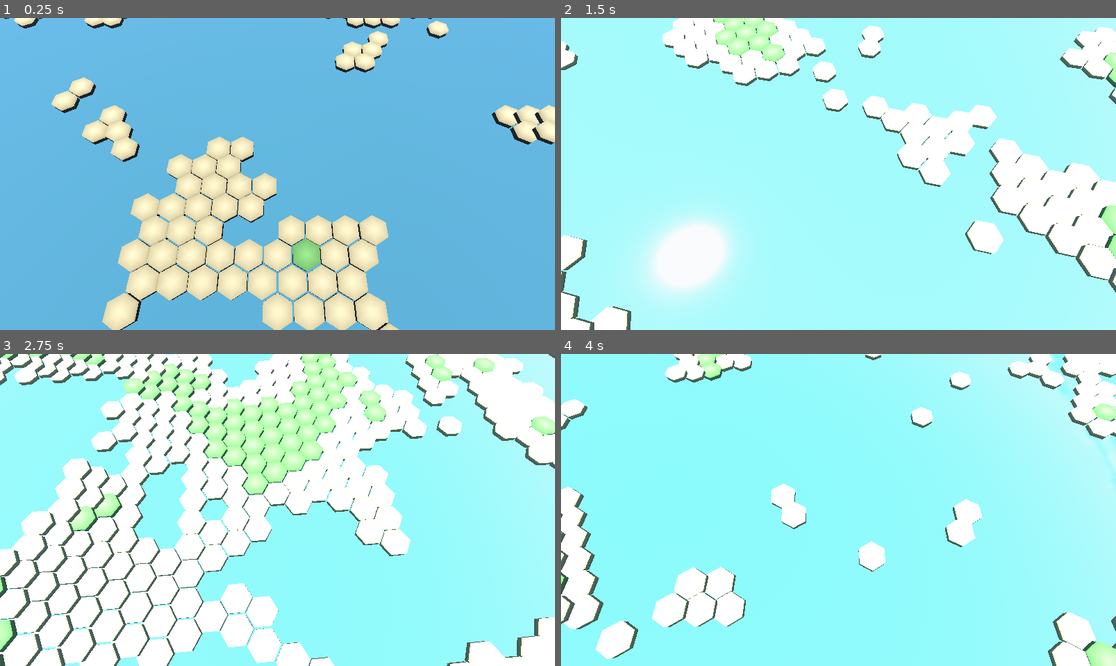
Above: before the commit, frames 1-4 (two rows, left to right).
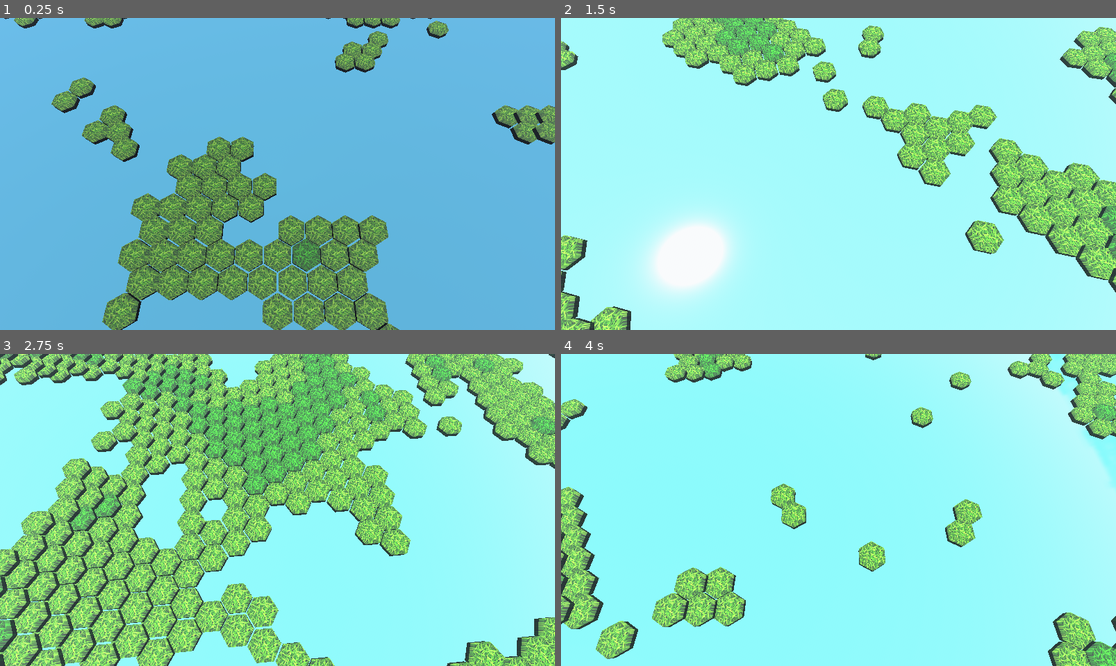
Above: after the commit, the same moments.

Repository: rfdickerson/new-game-project
Game: Godot game, scene res://node_3d.tscn
The game is run twice, just before and just after one commit, with the same random seed, the same clock (stepped at 60 frames per second) and the same inputs.
Inputs (mouse positions are in pixels of both pictures, inside the frame that each line leads up to):
- Up to frame 1 (0.25 s): no input
- Up to frame 2 (1.5 s): tap Enter at 0.5 s; move the mouse to (960, 158) at 0.52 s; hold Right (ui_right) 0.53-1.25 s; tap G at 0.6 s; click (960, 158) at 0.67 s; tap I at 0.8 s; drag from (727, 189) to (810, 236) at 1.27 s
- Up to frame 3 (2.75 s): move the mouse to (333, 441) at 2.02 s; hold Right (ui_right) from 2.03 s (still down); tap O at 2.1 s; tap L at 2.3 s
- Up to frame 4 (4 s): release Right (ui_right) at 2.75 s; drag from (810, 572) to (672, 463) at 2.77 s; move the mouse to (1005, 556) at 3.52 s; hold Left (ui_left) from 3.53 s (still down); tap P at 3.6 s; tap N at 3.8 s

The runs differ from the first frame. In frame 1, 20% of the frame differs, in the area x 2-100%, y 0-100%; in frame 2, 18%; in frame 3, 53%, in the area x 0-100%, y 0-100%; in frame 4, 13%.

Commit message:
add texture

Diff:
--- a/hexagon_grid.gd
+++ b/hexagon_grid.gd
@@ -20,6 +20,11 @@
 @export var color_forest: Color = Color(0.2, 0.55, 0.25, 1.0)  # Deeper green
 @export var color_mountain: Color = Color(0.6, 0.6, 0.65, 1.0)  # Slightly lighter for visibility
 
+## Textures
+## Note: Use a format Godot can import as a texture (e.g. PNG, JPG, WEBP). AVIF is not supported by default.
+@export var grass_texture: Texture2D
+@export var grass_texture_scale: float = 2.0  ## How many times the grass texture repeats across a single hex
+
 ## Terrain generation settings
 @export var land_percentage: float = 0.4  ## Percentage of map that should be land (0.0 to 1.0)
 @export var noise_scale: float = 0.15  ## Scale of terrain noise (lower = larger land masses)
@@ -36,6 +41,7 @@
 
 	var vertices = PackedVector3Array()
 	var normals = PackedVector3Array()
+	var uvs = PackedVector2Array()
 	var colors = PackedColorArray()
 	var indices = PackedInt32Array()
 
@@ -123,15 +129,16 @@
 			# Only create hexagon for land tiles (skip water)
 			if not is_water:
 				# Create hexagon at this position
-				add_hexagon(vertices, normals, colors, indices,
-							Vector3(center_x, y_offset, center_z),
-							adjusted_radius, hex_color, vertex_offset)
+				add_hexagon(vertices, normals, uvs, colors, indices,
+						Vector3(center_x, y_offset, center_z),
+						adjusted_radius, hex_color, vertex_offset)
 
 				vertex_offset += 14  # 7 vertices top + 7 vertices bottom
 
 	# Assign arrays to mesh
 	arrays[Mesh.ARRAY_VERTEX] = vertices
 	arrays[Mesh.ARRAY_NORMAL] = normals
+	arrays[Mesh.ARRAY_TEX_UV] = uvs
 	arrays[Mesh.ARRAY_COLOR] = colors
 	arrays[Mesh.ARRAY_INDEX] = indices
 
@@ -147,6 +154,11 @@
 	material.roughness = 0.85  # More matte, less shiny for better readability
 	material.cull_mode = BaseMaterial3D.CULL_BACK  # Standard back-face culling
 	material.albedo_color = Color(1.0, 1.0, 1.0, 1.0)  # White base for vertex colors to show through
+
+	# Apply grass texture (shared across land tiles; grass hexes will tint it via vertex color)
+	if grass_texture:
+		material.albedo_texture = grass_texture
+		material.uv1_scale = Vector3(grass_texture_scale, grass_texture_scale, 1.0)
 	# Note: specular is controlled via metallic and roughness in Godot 4
 
 	array_mesh.surface_set_material(0, material)
@@ -163,9 +175,17 @@
 	var factor = clamp(1.0 - intensity, 0.0, 1.0)
 	return Color(base_color.r * factor, base_color.g * factor, base_color.b * factor, base_color.a)
 
+func _get_uv_for_point(point: Vector3, center: Vector3, radius: float) -> Vector2:
+	"""Simple planar UV mapping based on X/Z around the hex center."""
+	var local_x = point.x - center.x
+	var local_z = point.z - center.z
+	var u = (local_x / (radius * 2.0)) + 0.5
+	var v = (local_z / (radius * 2.0)) + 0.5
+	return Vector2(u, v)
+
 func add_hexagon(vertices: PackedVector3Array, normals: PackedVector3Array,
-				 colors: PackedColorArray, indices: PackedInt32Array,
-				 center: Vector3, radius: float, color: Color, vertex_offset: int):
+		uvs: PackedVector2Array, colors: PackedColorArray, indices: PackedInt32Array,
+		center: Vector3, radius: float, color: Color, vertex_offset: int):
 	"""Add a single solid hexagon (top cap, bottom cap, and sides) to the mesh arrays."""
 
 	# Generate 6 vertices around the hexagon (flat-top orientation)
@@ -190,12 +210,15 @@
 	var center_top = Vector3(center.x, center.y + hex_height * 0.5, center.z)
 	vertices.append(center_top)
 	normals.append(Vector3(0, 1, 0))
+	uvs.append(Vector2(0.5, 0.5))
 	colors.append(color)
 
 	# Outer ring vertices for top
 	for i in range(6):
-		vertices.append(hex_vertices_top[i])
+		var v_top = hex_vertices_top[i]
+		vertices.append(v_top)
 		normals.append(Vector3(0, 1, 0))
+		uvs.append(_get_uv_for_point(v_top, center, radius))
 		if ao_enabled and ao_edge_intensity > 0.0:
 			colors.append(_darken_color(color, ao_edge_intensity))
 		else:
@@ -206,6 +229,7 @@
 	var center_bottom = Vector3(center.x, center.y - hex_height * 0.5, center.z)
 	vertices.append(center_bottom)
 	normals.append(Vector3(0, -1, 0))
+	uvs.append(Vector2(0.5, 0.5))
 	if ao_enabled and ao_bottom_intensity > 0.0:
 		colors.append(_darken_color(color, ao_bottom_intensity))
 	else:
@@ -213,8 +237,10 @@
 
 	# Outer ring vertices for bottom
 	for i in range(6):
-		vertices.append(hex_vertices_bottom[i])
+		var v_bottom = hex_vertices_bottom[i]
+		vertices.append(v_bottom)
 		normals.append(Vector3(0, -1, 0))
+		uvs.append(_get_uv_for_point(v_bottom, center, radius))
 		if ao_enabled and ao_bottom_intensity > 0.0:
 			colors.append(_darken_color(color, ao_bottom_intensity))
 		else:
--- a/node_3d.tscn
+++ b/node_3d.tscn
@@ -1,18 +1,13 @@
-[gd_scene load_steps=8 format=3 uid="uid://mgp02mkor0at"]
+[gd_scene load_steps=10 format=3 uid="uid://mgp02mkor0at"]
 
 [ext_resource type="Script" uid="uid://dgfthppy3x5tv" path="res://subdivided_plane.gd" id="1_3djyb"]
 [ext_resource type="Script" uid="uid://dci8lfo4sk8xp" path="res://plane_controller.gd" id="2_mh8ky"]
 [ext_resource type="Script" uid="uid://cjm3h5x8qw7yk" path="res://hexagon_grid.gd" id="3_hexgrid"]
-[ext_resource type="Script" path="res://strategy_camera.gd" id="4_camera"]
+[ext_resource type="Script" uid="uid://c1vewl8x26427" path="res://strategy_camera.gd" id="4_camera"]
+[ext_resource type="Texture2D" uid="uid://du823vv3j5ami" path="res://textures/grass.png" id="4_jka67"]
 
 [sub_resource type="PhysicalSkyMaterial" id="PhysicalSkyMaterial_hqk3q"]
-sky_energy_multiplier = 1.2
 ground_color = Color(0.2, 0.3, 0.35, 1)
-sky_horizon_color = Color(0.5, 0.7, 0.9, 1)
-sky_top_color = Color(0.3, 0.5, 0.8, 1)
-ground_horizon_color = Color(0.4, 0.5, 0.6, 1)
-sun_angle_max = 45.0
-sun_curve = 0.5
 
 [sub_resource type="Sky" id="Sky_bklfy"]
 sky_material = SubResource("PhysicalSkyMaterial_hqk3q")
@@ -27,7 +22,6 @@
 tonemap_white = 1.5
 fog_enabled = true
 fog_light_color = Color(0.7, 0.8, 0.9, 1)
-fog_sun_color = Color(1, 0.95, 0.8, 1)
 fog_density = 0.002
 fog_aerial_perspective = 0.1
 
@@ -59,22 +53,23 @@
 grid_height = 100
 hex_height = 0.25
 gap_size = 0.03
+grass_texture = ExtResource("4_jka67")
+grass_texture_scale = 0.16
 land_percentage = 0.45
 noise_scale = 0.12
 
 [node name="ReflectionProbe" type="ReflectionProbe" parent="."]
 transform = Transform3D(1, 0, 0, 0, 1, 0, 0, 0, 1, 0, 2, 0)
-update_mode = 0
 intensity = 1.2
 size = Vector3(130, 30, 130)
+origin_offset = Vector3(0, -1, 0)
 box_projection = true
-origin_offset = Vector3(0, -1, 0)
 
 [node name="Camera3D" type="Camera3D" parent="."]
 transform = Transform3D(1, 0, 0, 0, 0.8038565, 0.5948226, 0, -0.5948226, 0.8038565, 0.96, 4, 5)
-script = ExtResource("4_camera")
 current = true
 fov = 65.0
+script = ExtResource("4_camera")
 
 [node name="DirectionalLight3D" type="DirectionalLight3D" parent="."]
 transform = Transform3D(0.866025, -0.433013, 0.25, 0, 0.5, 0.866025, -0.5, -0.75, 0.433013, 0, 10, 0)
Binary file added: textures/grass.png
Not shown, added: textures/grass.png.import
Not shown, added: textures/grass.avif
